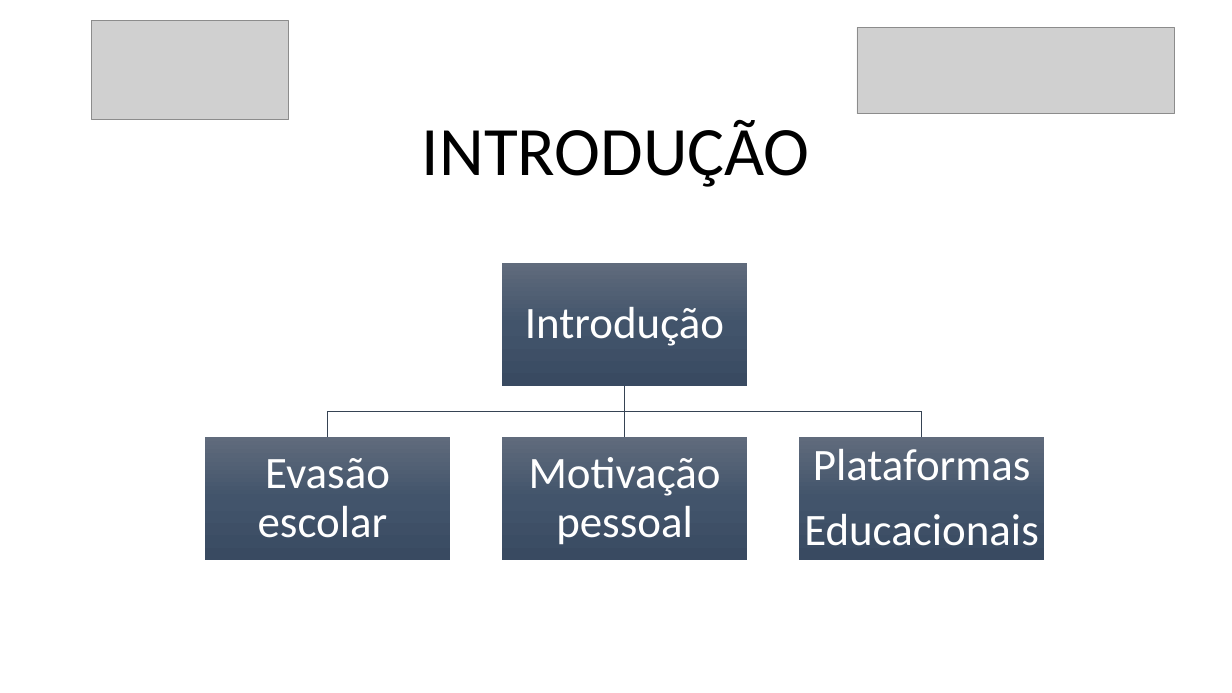
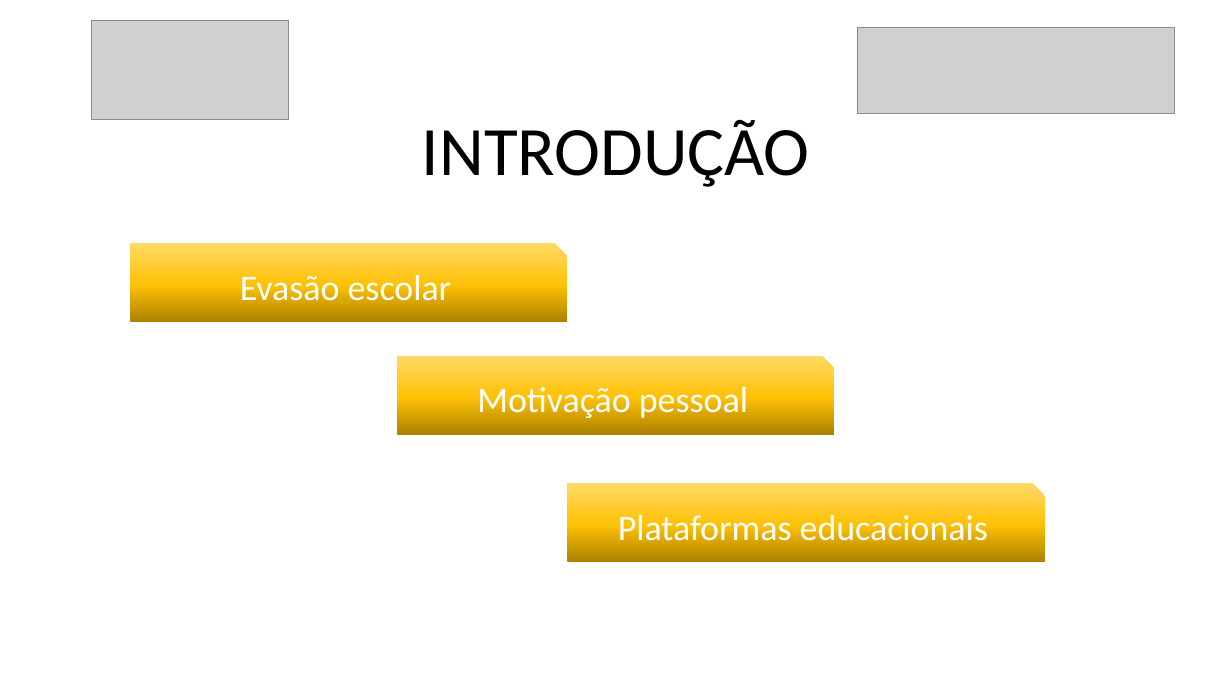
Before and after one commit to danilovaz7/curso-tecnico, a slide deck: slide 3 of liceu/3semestre/projeto integrador/tcc slide.pptx. Drawn at 1232x693 pixels with LibreOffice and Linux fonts; fonts in the diff are those of the drawing; grey boxes stand for pictures. Boxes give left, top, right and bottom in pixels: in the first picture for what was removed or moved away, otherwise in the second. Text is boxed around its words. In the diff, an @@ line names an element or a change of style, - is before the commit and + after.

```diff
--- a/liceu/3semestre/projeto integrador/tcc slide.pptx
+++ b/liceu/3semestre/projeto integrador/tcc slide.pptx
@@ snip rect "Evasão escolar" at bbox=[130, 243, 567, 323]: size 35 to 28 pt; line spacing 0.9 to 1; less space between paragraphs; fill none to gradient #AB8100 to #FFC208 to #FFD966 @@
@@ snip rect "Evasão escolar": place and size @@
-snip rect "Evasão escolar" at bbox=[258, 458, 390, 538]
+snip rect "Evasão escolar" at bbox=[130, 243, 567, 323]
@@ snip rect "Motivação pessoal": place and size @@
-snip rect "Motivação pessoal" at bbox=[529, 457, 721, 545]
+snip rect "Motivação pessoal" at bbox=[397, 356, 835, 435]
@@ snip rect "Motivação pessoal" at bbox=[397, 356, 835, 435]: size 35 to 28 pt; line spacing 0.9 to 1; less space between paragraphs; fill none to gradient #AB8100 to #FFC208 to #FFD966 @@
@@ group removed at bbox=[205, 262, 1045, 560]: 4 rectangles, 3 freeform shapes, 1 text @@
-Introdução
@@ snip rect "Plataformas educacionais": place and size @@
-snip rect "Plataformas educacionais" at bbox=[804, 449, 1039, 546]
+snip rect "Plataformas educacionais" at bbox=[567, 483, 1045, 563]
@@ snip rect "Plataformas educacionais" at bbox=[567, 483, 1045, 563]: fill none to gradient #AB8100 to #FFC208 to #FFD966 @@
@@ text in snip rect at bbox=[618, 515, 988, 549]: text changed; size 35 to 28 pt @@
-Plataformas
-Educacionais
+Plataformas educacionais
```
Also in this commit, not shown: 10 other slides changed.
